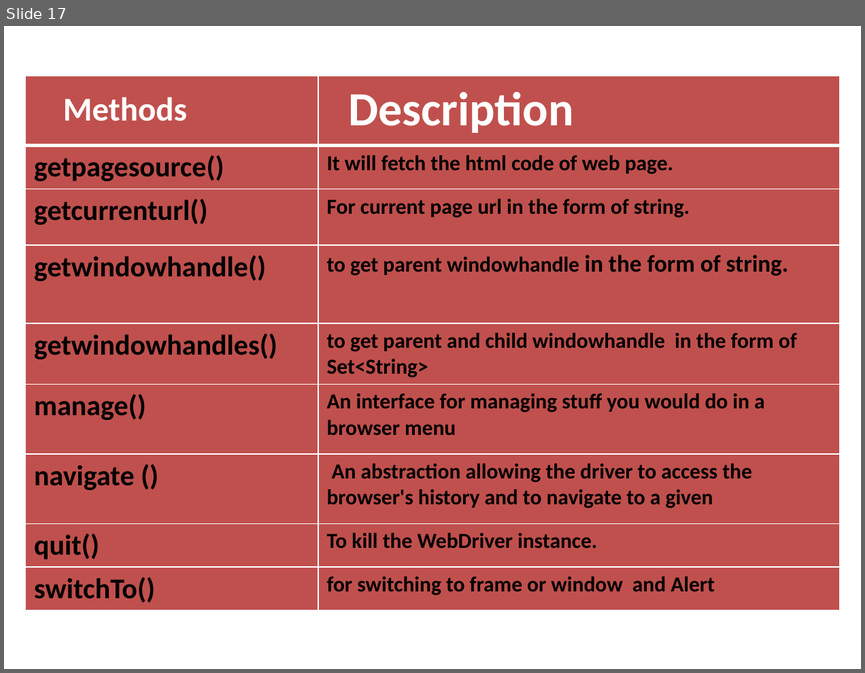
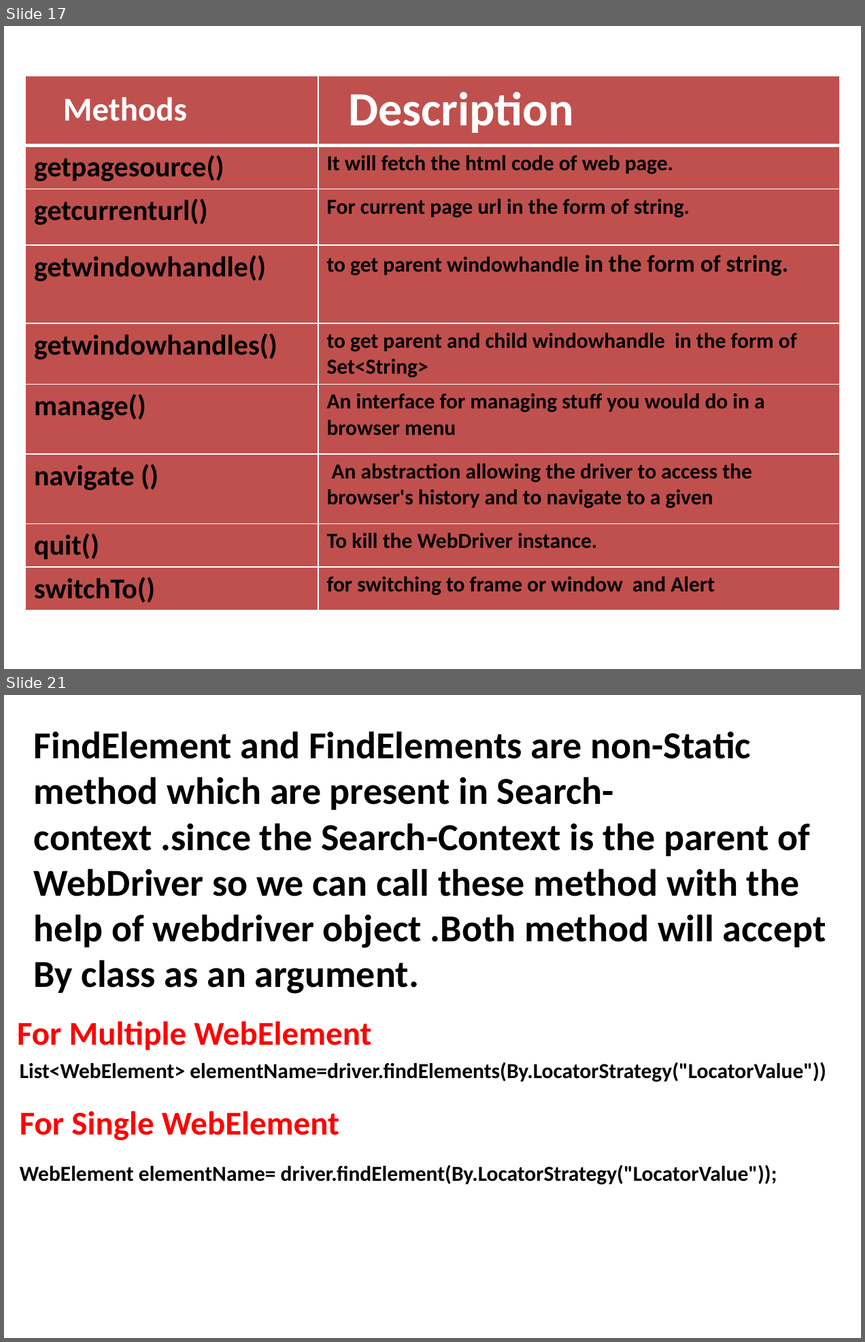
Before and after one commit to ankurverma99/Democmd, a slide deck: Selenium.pptx. Shown one above the other, each under a label of ours: slide 17 before the commit, slides 17 and 21 after it; the slides between them are not shown. The pictures are 865x673 and 865x1342 pixels, drawn with LibreOffice and Linux fonts; fonts in the diff are those of the drawing. Boxes give left, top, right and bottom in pixels: in the first picture for what was removed or moved away, otherwise in the second. Text is boxed around its words. In the diff, an @@ line names an element or a change of style, - is before the commit and + after.

```diff
--- a/Selenium.pptx
+++ b/Selenium.pptx
@@ slide 21 added at <box>4,695,861,1338</box>, background #FFFFFF @@
@@ text added at <box>34,731,826,994</box>, 32 pt, text #000000, bold @@
+FindElement and FindElements are non-Static method which are present in Search-context .since the Search-Context is the parent of WebDriver so we can call these method with the help of webdriver object .Both method will accept By class as an argument.
@@ text added at <box>17,1021,371,1050</box>, 28 pt, text #FF0000, bold @@
+For Multiple WebElement
@@ text added at <box>20,1062,825,1185</box>, 18 pt, text #000000, bold @@
+List<WebElement> elementName=driver.findElements(By.LocatorStrategy("LocatorValue"))
+WebElement elementName= driver.findElement(By.LocatorStrategy("LocatorValue"));
@@ text added at <box>20,1110,339,1140</box>, 28 pt, text #FF0000, bold @@
+For Single WebElement
```
Also in this commit, not shown: 3 slides changed, 7 other slides added.
